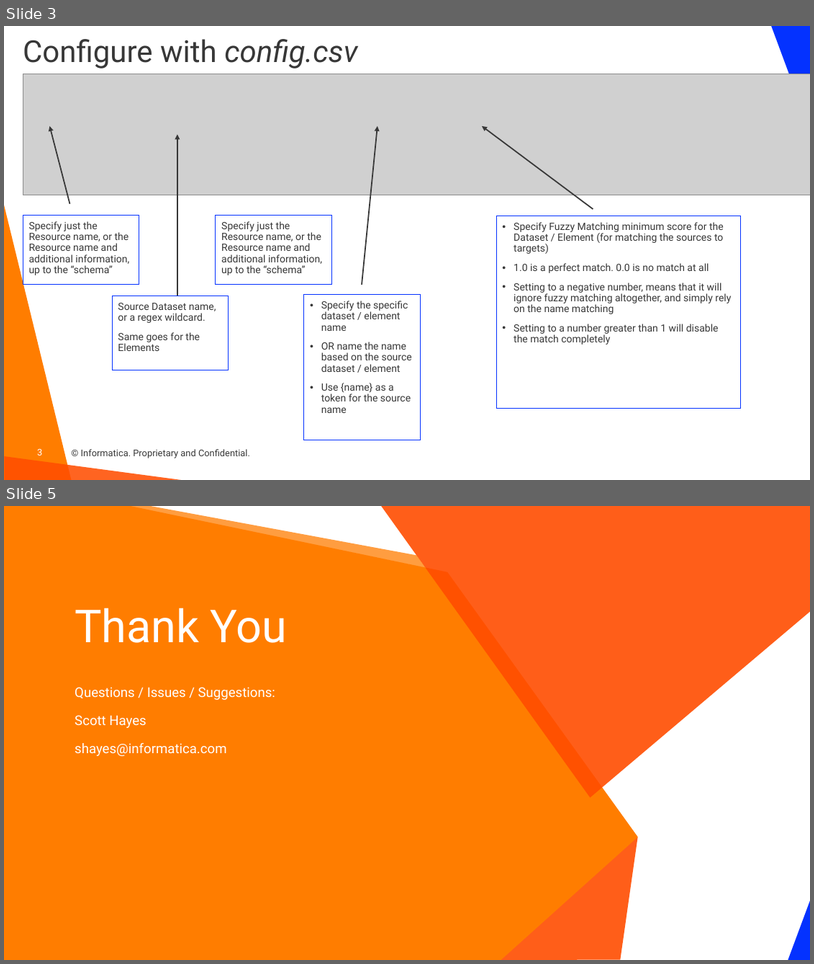
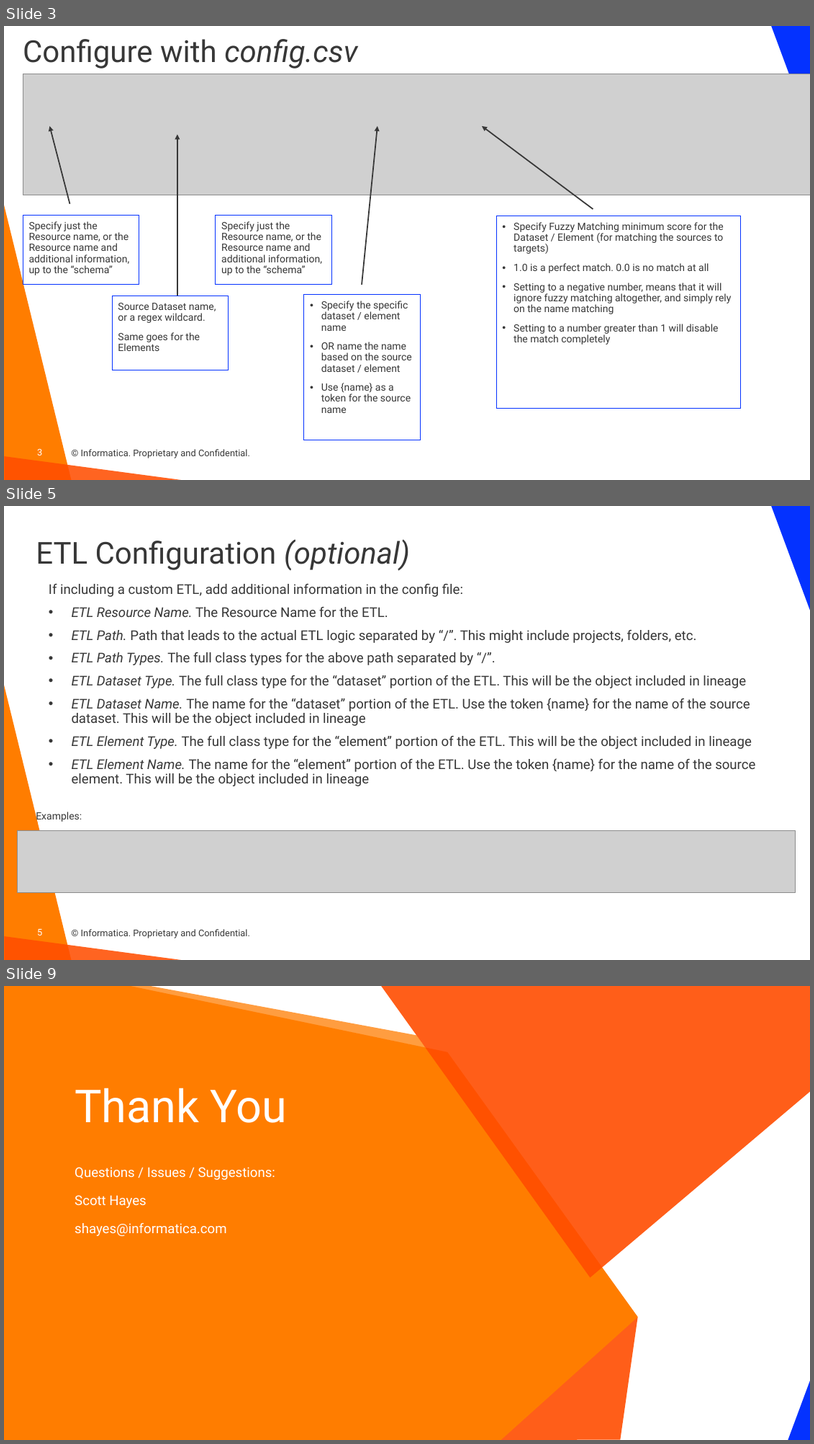
Before and after one commit to haystraw/Informatica_Custom_Lineage_Creator, a slide deck: Custom Lineage Creator.pptx. Shown one above the other, each under a label of ours: slides 3 and 5 before the commit, slides 3, 5 and 9 after it; the slides between them are not shown. The pictures are 814x964 and 814x1444 pixels, drawn with LibreOffice and Linux fonts; fonts in the diff are those of the drawing; grey boxes stand for pictures; background and template pictures are left out. Boxes give left, top, right and bottom in pixels: in the first picture for what was removed or moved away, otherwise in the second. Text is boxed around its words. In the diff, an @@ line names an element or a change of style, - is before the commit and + after.

Commit message:
Updating script to include ETL logic

```diff
--- a/Custom Lineage Creator.pptx
+++ b/Custom Lineage Creator.pptx
@@ slide 5 added at (4, 506, 810, 960), background #FFFFFF; not listed: 5 template elements that a slide beside it also shows @@
@@ title added at (36, 539, 410, 571), 36 pt, text #373737 @@
+ETL Configuration (optional)
@@ text added at (49, 584, 756, 786), 16 pt, text #373737 @@
+If including a custom ETL, add additional information in the config file:
+• ETL Resource Name. The Resource Name for the ETL.
+• ETL Path. Path that leads to the actual ETL logic separated by “/”. This might include projects, folders, etc.
+• ETL Path Types. The full class types for the above path separated by “/”.
+• ETL Dataset Type. The full class type for the “dataset” portion of the ETL. This will be the object included in lineage
+• ETL Dataset Name. The name for the “dataset” portion of the ETL. Use the token {name} for the name of the source dataset. This will be the object included in lineage
+• ETL Element Type. The full class type for the “element” portion of the ETL. This will be the object included in lineage
+• ETL Element Name. The name for the “element” portion of the ETL. Use the token {name} for the name of the source element. This will be the object included in lineage
@@ text added at (36, 811, 82, 822), 12 pt, text #373737 @@
+Examples:
@@ picture added at (17, 831, 795, 893) @@
@@ what was slide 5 is now slide 9 @@
```
Also in this commit, not shown: 1 slide changed, 3 other slides added, 3 other files.
